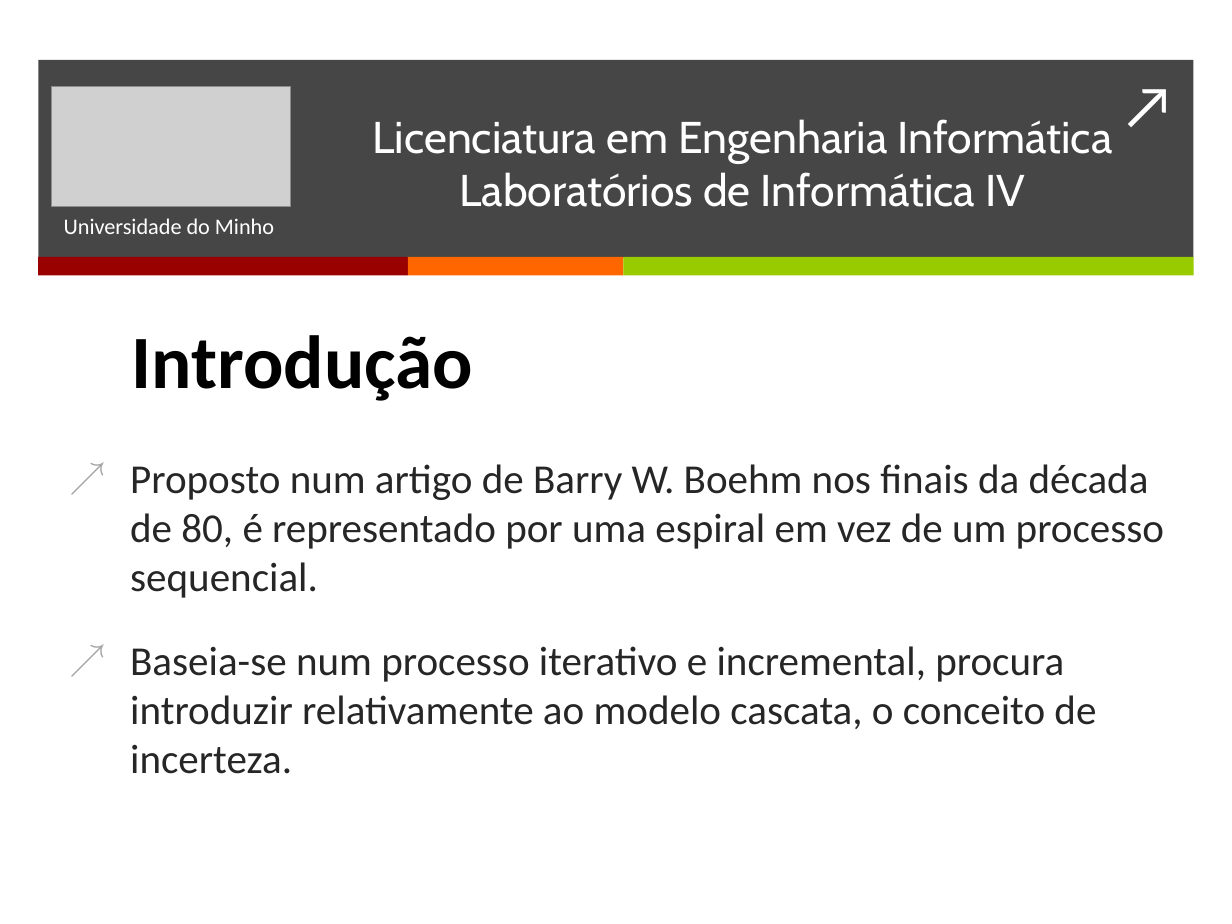
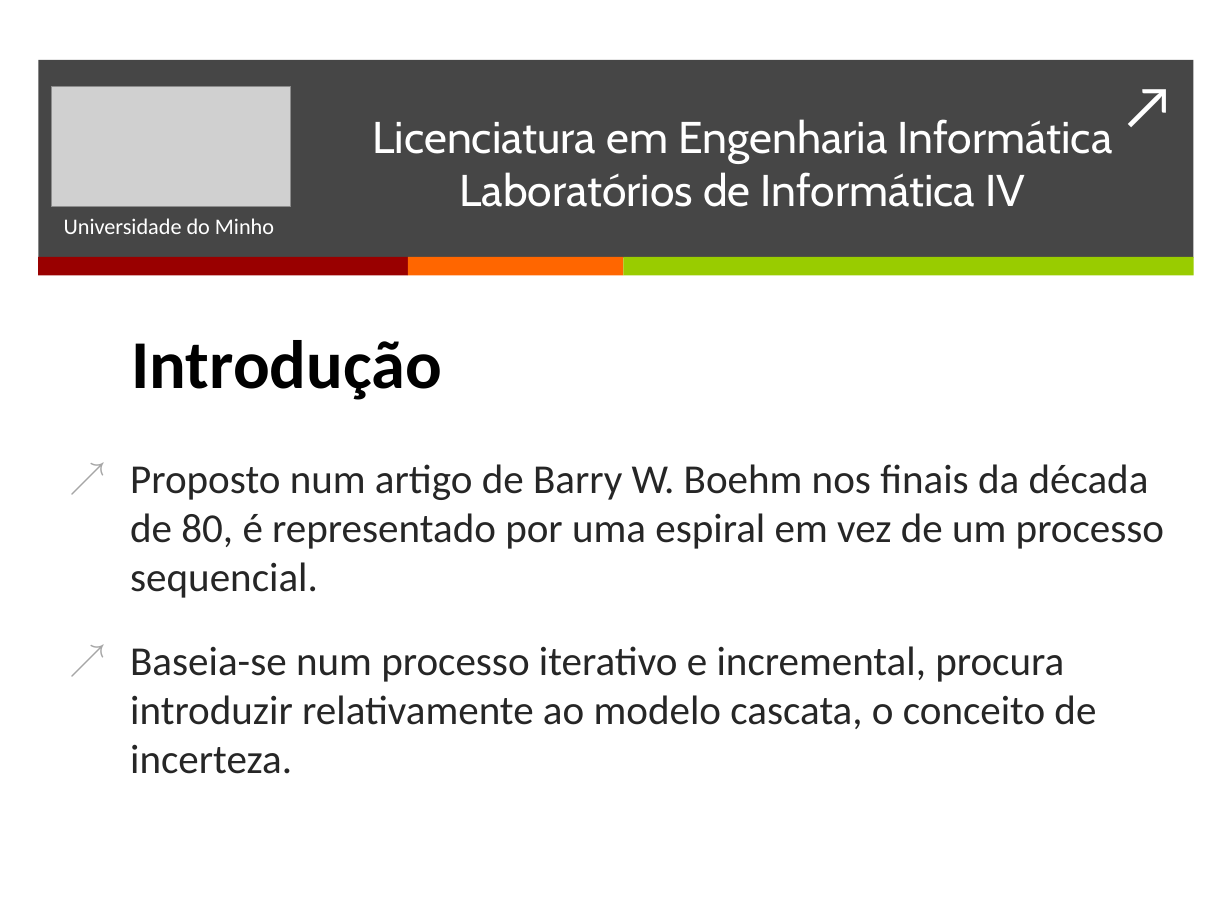
Before and after one commit to BrunoTorres/LI4, a slide deck: slide 3 of Apresentação/Apresentacao.pptx. Drawn at 1232x924 pixels with LibreOffice and Linux fonts; fonts in the diff are those of the drawing; grey boxes stand for pictures. Boxes give left, top, right and bottom in pixels: in the first picture for what was removed or moved away, otherwise in the second. Text is boxed around its words. In the diff, an @@ line names an element or a change of style, - is before the commit and + after.

```diff
--- a/Apresentação/Apresentacao.pptx
+++ b/Apresentação/Apresentacao.pptx
@@ text at (x1=132, y1=340, x2=442, y2=400): size 44 to 40 pt in "Introdução" @@
```
Also in this commit, not shown: 5 other slides changed.
